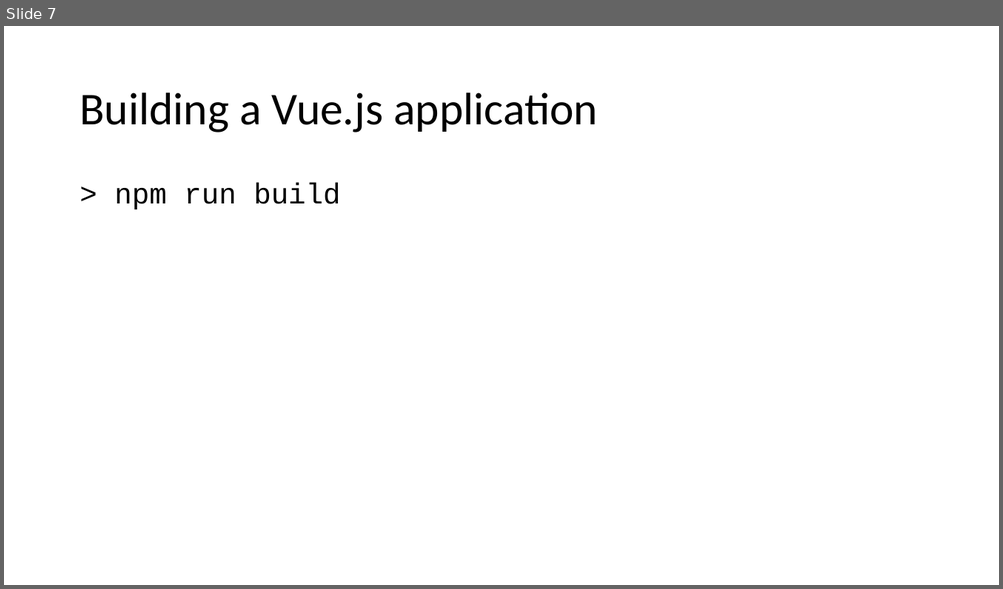
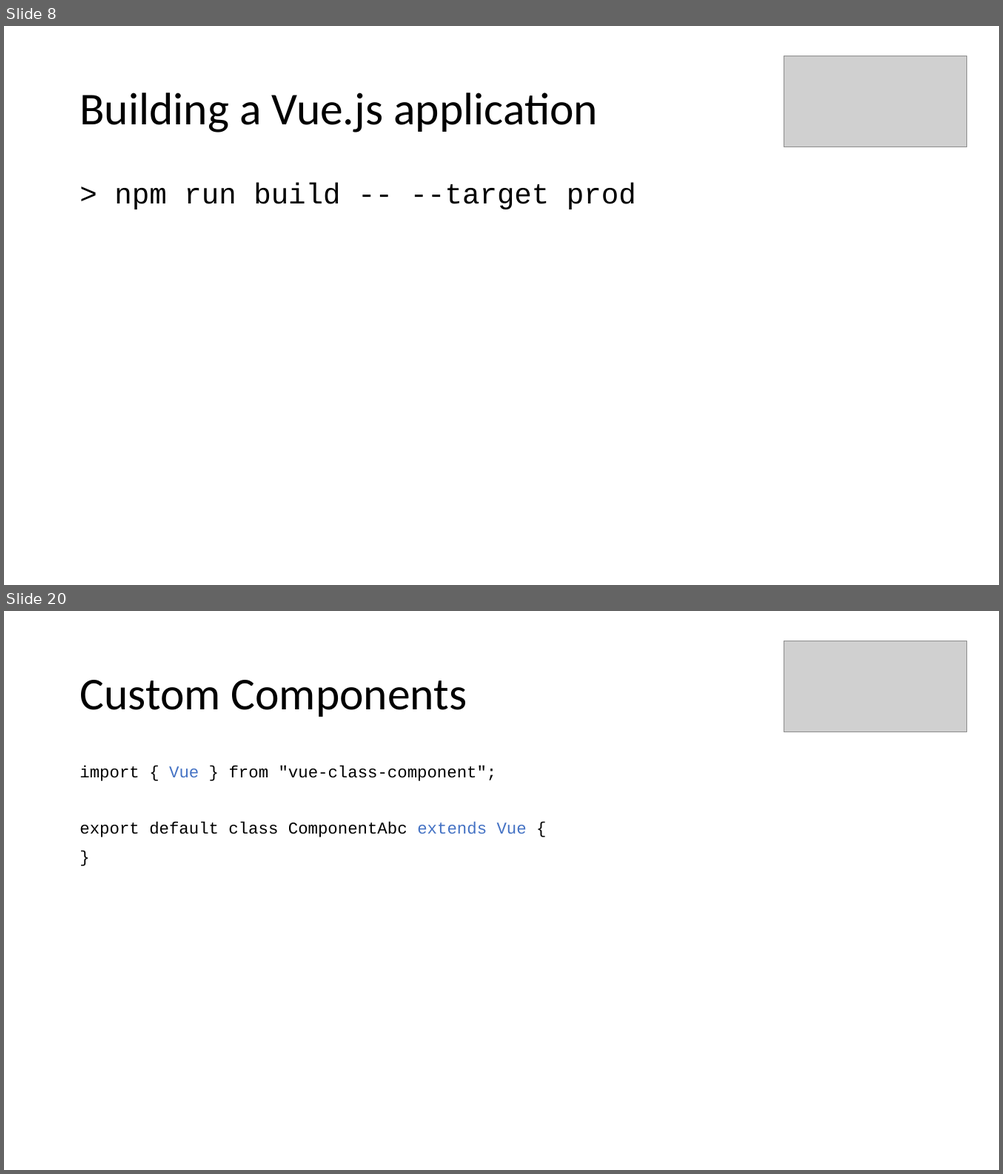
Before and after one commit to aljazsim/vue-masterclass-examples, a slide deck: Vuejs Masterclass.pptx. Shown one above the other, each under a label of ours: slide 7 before the commit, slides 8 and 20 after it; the slides between them are not shown. The pictures are 1003x589 and 1003x1174 pixels, drawn with LibreOffice and Linux fonts; fonts in the diff are those of the drawing; grey boxes stand for pictures. Boxes give left, top, right and bottom in pixels: in the first picture for what was removed or moved away, otherwise in the second. Text is boxed around its words. In the diff, an @@ line names an element or a change of style, - is before the commit and + after.

```diff
--- a/Vuejs Masterclass.pptx
+++ b/Vuejs Masterclass.pptx
@@ slide 20 added at <box>4,611,999,1170</box>, background #FFFFFF @@
@@ picture added at <box>784,641,967,732</box> @@
@@ title added at <box>79,680,467,717</box>, 44 pt, text #000000 @@
+Custom Components
@@ text added at <box>79,766,526,837</box>, 16 pt, text #000000 @@
+import { Vue } from "vue-class-component";
+export default class ComponentAbc extends Vue {
+}
@@ what was slide 7 is now slide 8 @@
@@ slide 8 changed as well @@
@@ picture added at <box>784,56,967,147</box> @@
@@ text at <box>114,183,636,210</box>: text changed @@
-> npm run build
+> npm run build -- --target prod
```
Also in this commit, not shown: 7 other slides changed, 31 other slides added, 1 other file.
